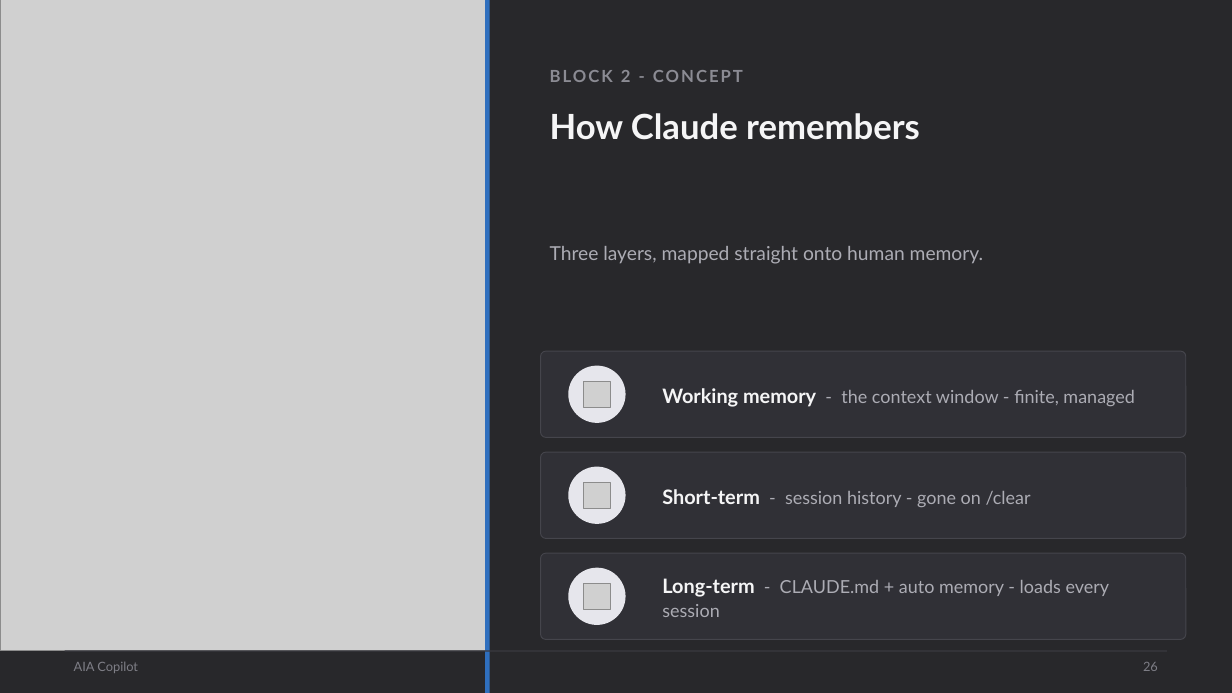
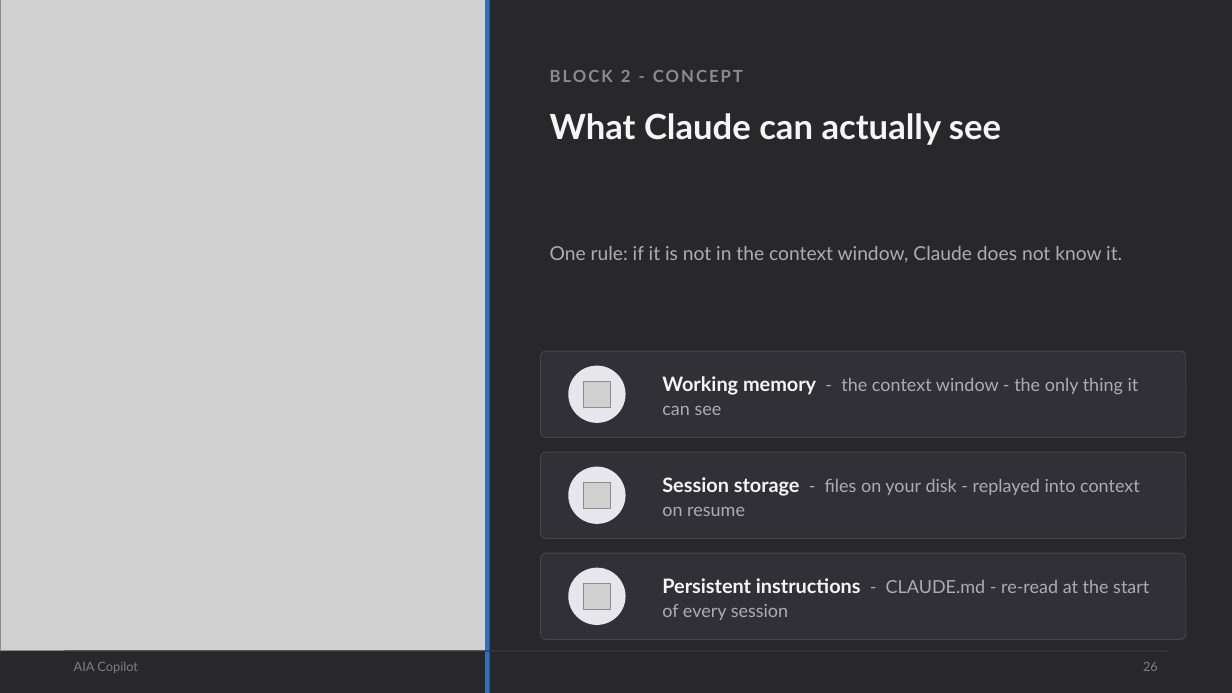
Before and after one commit to scottrhay/AIA-ClaudeCopilot, a slide deck: slide 26 of claude-code-3day/slides/Day1_Claude_Code_Fundamentals.pptx. Drawn at 1232x693 pixels with LibreOffice and Linux fonts; fonts in the diff are those of the drawing; grey boxes stand for pictures. Boxes give left, top, right and bottom in pixels: in the first picture for what was removed or moved away, otherwise in the second. Text is boxed around its words. In the diff, an @@ line names an element or a change of style, - is before the commit and + after.

Commit message:
Slide 14: effort = how much work (Anthropic Jul 2026 guidance, try-vs-know diagnostic). Slide 26: accurate memory model - context window is the only thing Claude sees

```diff
--- a/claude-code-3day/slides/Day1_Claude_Code_Fundamentals.pptx
+++ b/claude-code-3day/slides/Day1_Claude_Code_Fundamentals.pptx
@@ text at [550, 113, 1001, 145]: text changed @@
-How Claude remembers
+What Claude can actually see
@@ text at [550, 246, 1122, 263]: text changed @@
-Three layers, mapped straight onto human memory.
+One rule: if it is not in the context window, Claude does not know it.
@@ text at [662, 376, 1139, 415]: text changed @@
-Working memory - the context window - finite, managed
+Working memory - the context window - the only thing it can see
@@ text at [662, 477, 1140, 516]: text changed @@
-Short-term - session history - gone on /clear
+Session storage - files on your disk - replayed into context on resume
@@ text at [662, 578, 1149, 620]: text changed @@
-Long-term - CLAUDE.md + auto memory - loads every session
+Persistent instructions - CLAUDE.md - re-read at the start of every session
```
Also in this commit, not shown: 1 other slide changed.
